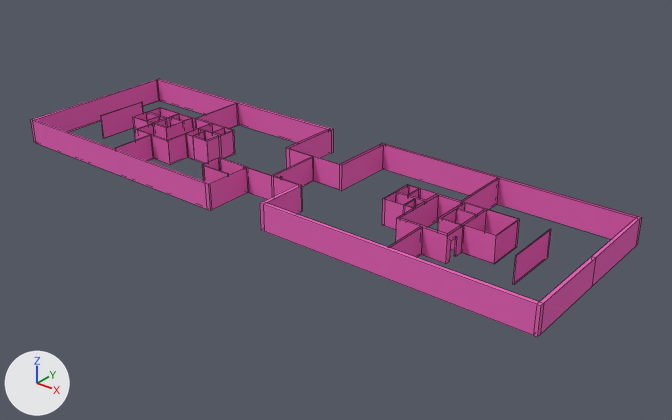
Before and after pictures for a commit that changed the Blender file dice_2og.blend.
Both versions are drawn from a camera (50 mm lens) standing at (79.2, -94.6, 55.1) and looking at (4.8, -1.6, -2.6). The lights are fixed; the arrows at lower left show +X, +Y and +Z. Mesh edges are drawn as thin lines.

The older version as bpy lines, for what is in view:
```python
mat_material = diffuse_material('Material')
mat_material.base_color = (0.8, 0.132, 0.48)  # pink #e766b8
me_cube_002 = bpy.data.meshes.new('Cube.002')
me_cube_002.from_pydata(...)  # 392 vertices, 231 faces, 7 loose edges; spans x -34.1..33.4, y -10.2..9.9, z 0.0..2.9
me_cube_002.materials.append(mat_material)  # pink #e766b8
ob_walls_001 = bpy.data.objects.new('Walls.001', me_cube_002)
ob_walls_001.location = (0.0, -3.0, 0.0)
ob_walls_001.scale = (1.32, 1.32, 1.32)
```
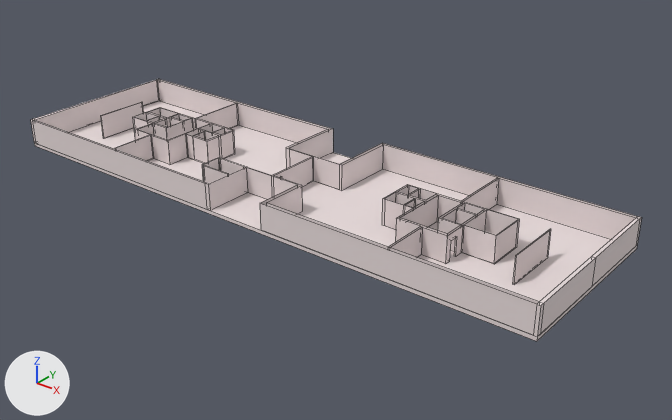
Boxes [x1, y1, x2, y2] around the edits, measured in the pictures (672 x 420 px):
```json
{"object": "Walls.001", "change": "recoloured, reshaped", "before": [31, 79, 642, 337], "after": [31, 79, 642, 341], "on screen": "pink to white"}
{"part": 1, "of": "me_cube_002", "change": "added", "after": [34, 101, 637, 341]}
{"part": 2, "of": "me_cube_002", "change": "cut back", "before": [33, 79, 638, 335], "after": [160, 79, 638, 335]}
```

Scene script edits in JSON lines:
```json
{"op": "set", "path": "mat_material.base_color", "old": "(0.8, 0.132, 0.48)", "new": "(0.814, 0.719, 0.719)", "note": "pink #e766b8 -> white #e9dcdc"}
{"block": "me_cube_002", "where": "# used by ob_walls_001; location = (0.0, -3.0, 0.0); scale = (1.32, 1.32, 1.32)"}
{"op": "remove", "block": "me_cube_002", "code": "me_cube_002.from_pydata(...)  # 392 vertices, 231 faces, 7 loose edges; spans x -34.1..33.4, y -10.2..9.9, z 0.0..2.9"}
{"op": "add", "block": "me_cube_002", "code": "me_cube_002.from_pydata(...)  # 393 vertices, 217 faces, 7 loose edges; spans x -34.1..33.4, y -10.2..9.9, z -0.4..2.9"}
{"block": "me_cube_002", "change": "me_cube_002 part 1: a new loose piece, a box spanning x -33.99..33.36, y -10.23..9.91, z -0.43..0.01, in mat_material (white #e9dcdc)"}
{"block": "me_cube_002", "change": "me_cube_002 part 2"}
{"block": "me_cube_002", "change": "7 vertices are removed from x -4.3..3.6, y -10.2..9.9, z 2.9"}
{"block": "me_cube_002", "change": "30 faces are deleted"}
{"block": "me_cube_002", "change": "10 new faces join them"}
```
